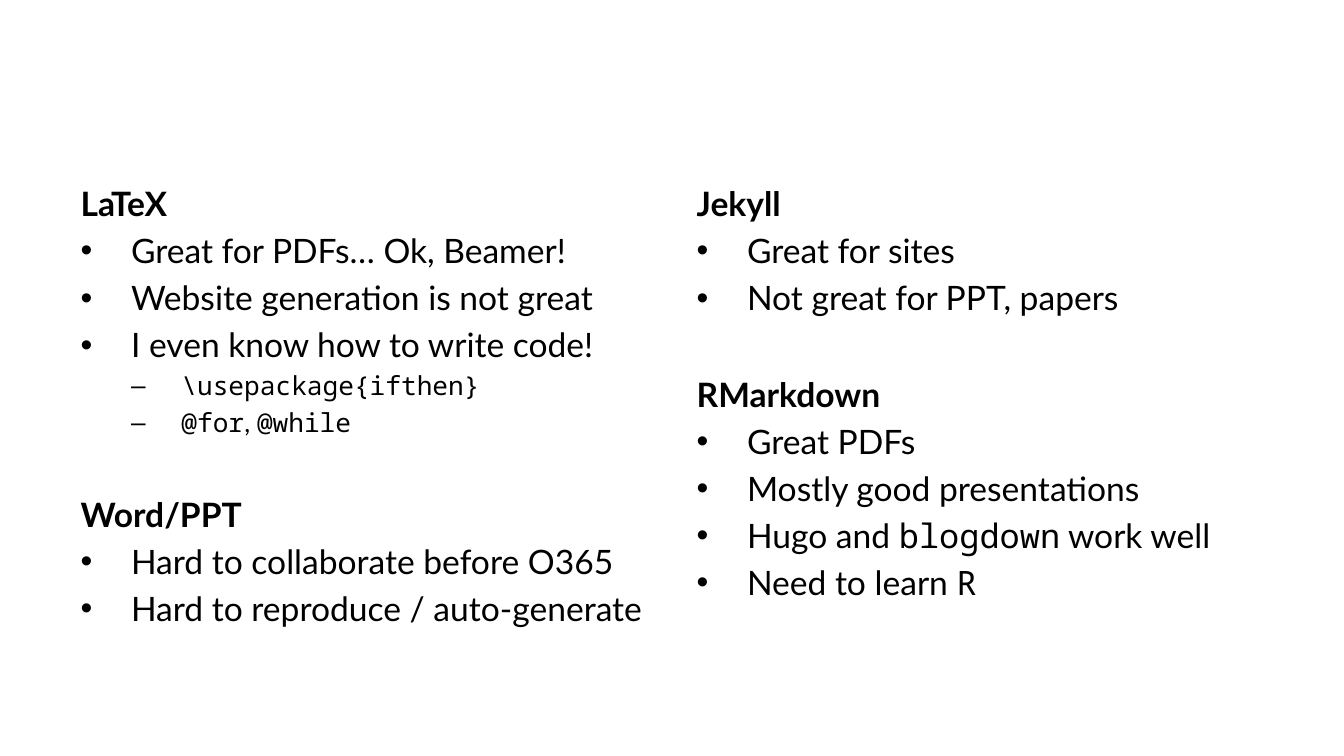
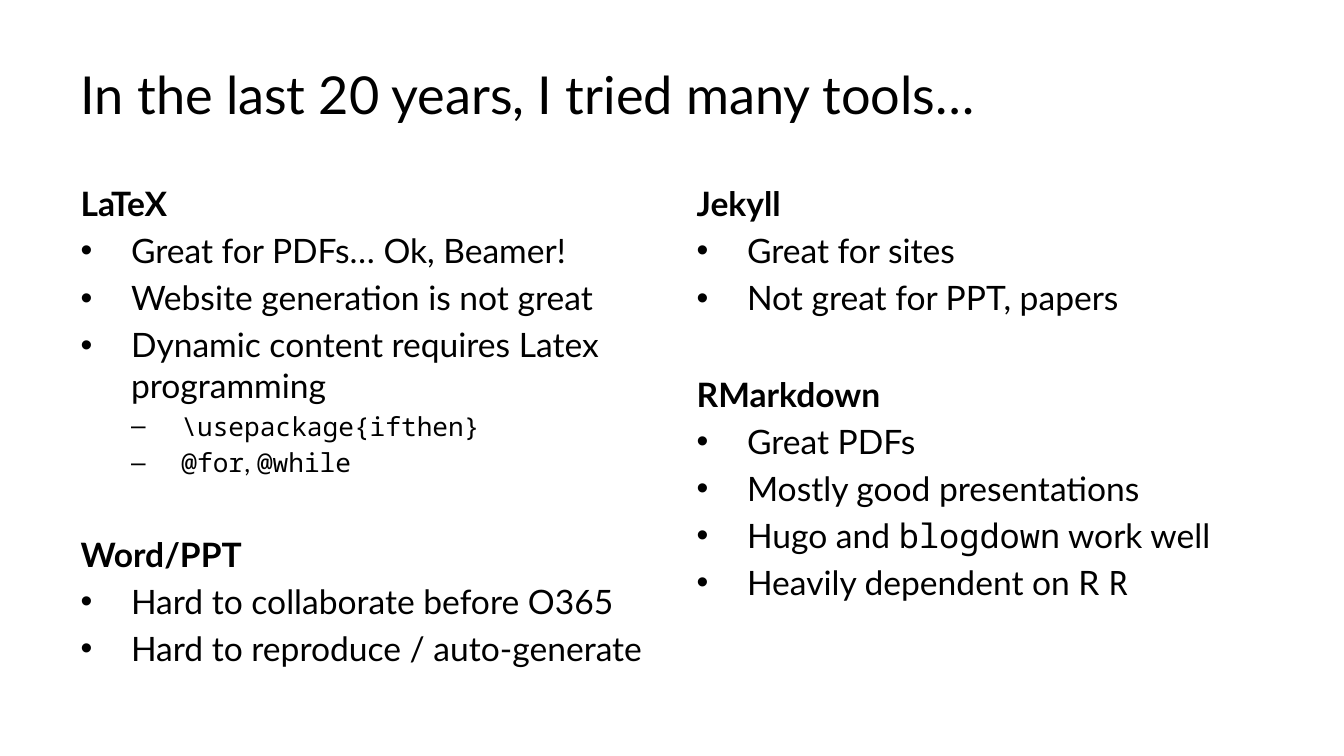
Before and after one commit to lucas-a-meyer/using-quarto, a slide deck: slide 4 of docs/presentation.pptx (slide 5 before the commit). Drawn at 1344x756 pixels with LibreOffice and Linux fonts; fonts in the diff are those of the drawing. Boxes give left, top, right and bottom in pixels: in the first picture for what was removed or moved away, otherwise in the second. Text is boxed around its words. In the diff, an @@ line names an element or a change of style, - is before the commit and + after.

```diff
--- a/docs/presentation.pptx
+++ b/docs/presentation.pptx
@@ title added at box(81, 75, 975, 123), 28 pt, text #000000 @@
+In the last 20 years, I tried many tools…
@@ text at box(131, 332, 599, 404): text changed @@
-• I even know how to write code!
+• Dynamic content requires Latex programming
@@ text at box(747, 570, 1128, 601): text changed @@
-• Need to learn R
+• Heavily dependent on R R
```
Also in this commit, not shown: 18 other slides changed, 8 slides added, 11 slides removed, 43 other files.
